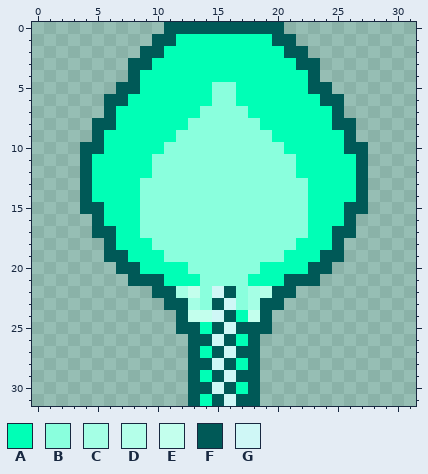
Two versions of one pixel-art sprite, ButtonMashClumpPrototype/Assets/Textures/blueBullet2.png. The picture above was drawn from the file before the commit.
The file is 32x32 pixels.
Palette (. is transparent): A #00ffb6  B #8affdd  C #a5ffe5  D #b4ffe9  E #c3ffed  F #005957  G #cff7f6
Pixels before, first column x 4:
 0 .......FFFFFFFFFF.......
 1 ......FFAAAAAAAAFF......
 2 .....FFAAAAAAAAAAFF.....
 3 ....FFAAAAAAAAAAAAFF....
 4 ....FAAAAAAAAAAAAAAF....
 5 ...FFAAAAAABBAAAAAAFF...
 6 ..FFAAAAAAABBAAAAAAAFF..
 7 ..FAAAAAAABBBBAAAAAAAF..
 8 .FFAAAAAABBBBBBAAAAAAFF.
 9 .FAAAAAABBBBBBBBAAAAAAF.
10 FFAAAAABBBBBBBBBBAAAAAFF
11 FAAAAABBBBBBBBBBBBAAAAAF
12 FAAAAABBBBBBBBBBBBAAAAAF
13 FAAAABBBBBBBBBBBBBBAAAAF
14 FAAAABBBBBBBBBBBBBBAAAAF
15 FFAAABBBBBBBBBBBBBBAAAFF
16 .FAAABBBBBBBBBBBBBBAAAF.
17 .FFAABBBBBBBBBBBBBBAAFF.
18 ..FAAABBBBBBBBBBBBAAAF..
19 ..FFAAABBBBBBBBBBAAAFF..
20 ...FFAAAABBBBBBAAAAFF...
21 ....FFFAAABBBBAAAFFF....
22 ......FFCEBGFBCDFF......
23 .......FFCBFGBCFF.......
24 ........FEEGFAEF........
25 ........FFAFGFFF........
26 .........FFGFAF.........
27 .........FAFGFF.........
28 .........FFGFAF.........
29 .........FAFGFF.........
30 .........FFGFAF.........
31 .........FAFGFF.........
The same view after the edit:
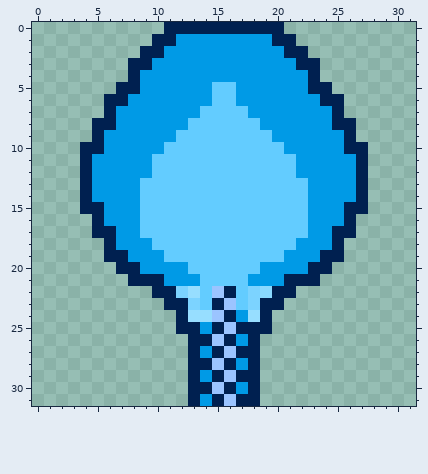
Author's note on the commit: im added new bullet texture and bg music to .wav
The exact change:
colour A: #00ffb6 -> #009ae6
colour B: #8affdd -> #63ccff
colour C: #a5ffe5 -> #7cd3ff
colour D: #b4ffe9 -> #89d9ff
colour E: #c3ffed -> #97deff
colour F: #005957 -> #002050
colour G: #cff7f6 -> #9bc4ff
Pixel boxes of the changes (left, top, right, bottom) in both pictures:
changed: (80, 22, 368, 406)
